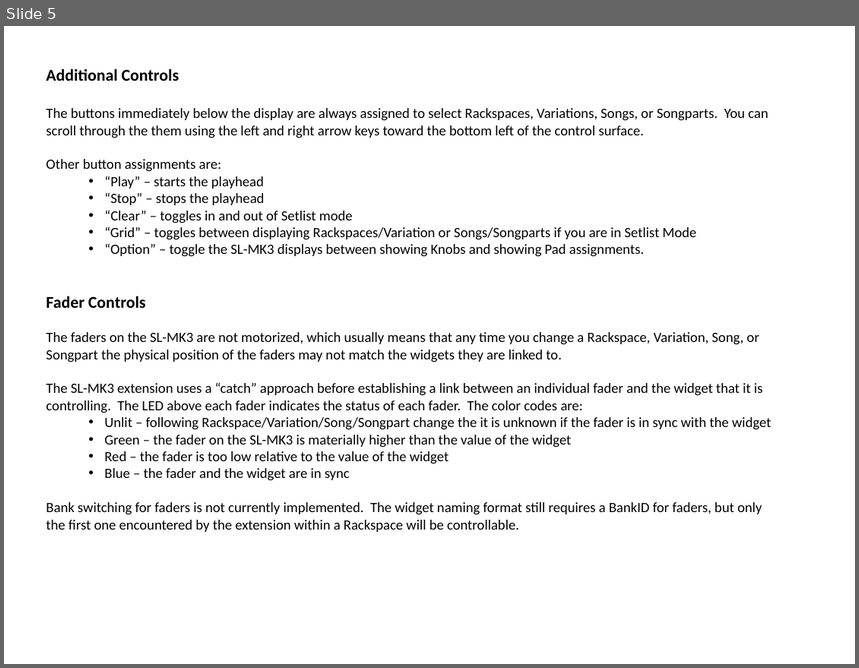
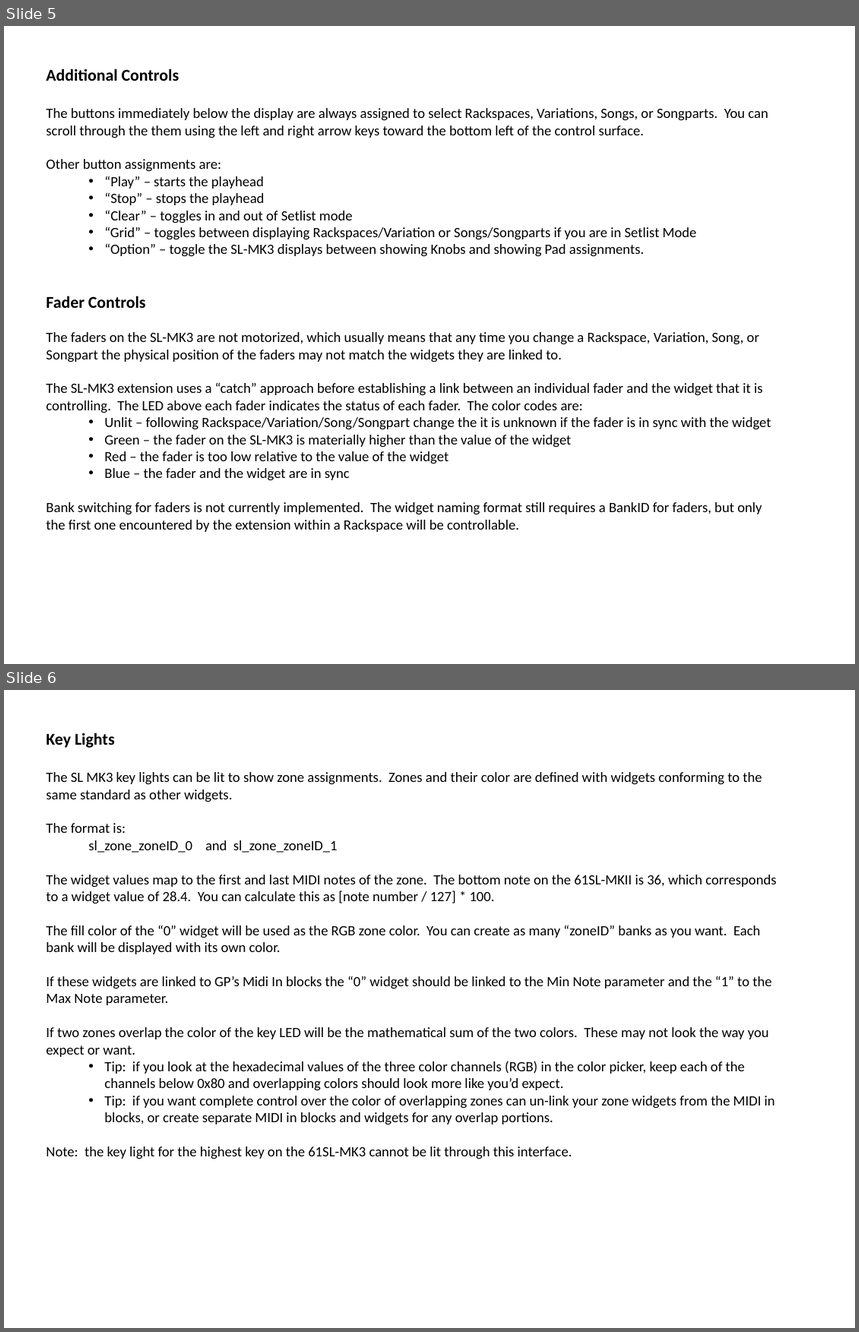
Before and after one commit to WidnerM/GP-SL-MK3, a slide deck: SL-MK3 Extension.pptx. Shown one above the other, each under a label of ours: slide 5 before the commit, slides 5 and 6 after it. The pictures are 859x668 and 859x1332 pixels, drawn with LibreOffice and Linux fonts; fonts in the diff are those of the drawing. Boxes give left, top, right and bottom in pixels: in the first picture for what was removed or moved away, otherwise in the second. Text is boxed around its words. In the diff, an @@ line names an element or a change of style, - is before the commit and + after.

Commit message:
Added Zone keylights

```diff
--- a/SL-MK3 Extension.pptx
+++ b/SL-MK3 Extension.pptx
@@ slide 6 added at (x1=4, y1=690, x2=855, y2=1328), background #FFFFFF @@
@@ text added at (x1=46, y1=733, x2=776, y2=1160), 12 pt, text #000000 @@
+Key Lights
+The SL MK3 key lights can be lit to show zone assignments. Zones and their color are defined with widgets conforming to the same standard as other widgets.
+The format is:
+sl_zone_zoneID_0 and sl_zone_zoneID_1
+The widget values map to the first and last MIDI notes of the zone. The bottom note on the 61SL-MKII is 36, which corresponds to a widget value of 28.4. You can calculate this as [note number / 127] * 100.
+The fill color of the “0” widget will be used as the RGB zone color. You can create as many “zoneID” banks as you want. Each bank will be displayed with its own color.
+If these widgets are linked to GP’s Midi In blocks the “0” widget should be linked to the Min Note parameter and the “1” to the Max Note parameter.
+If two zones overlap the color of the key LED will be the mathematical sum of the two colors. These may not look the way you expect or want.
+  • Tip: if you look at the hexadecimal values of the three color channels (RGB) in the color picker, keep each of the channels below 0x80 and overlapping colors should look more like you’d expect.
+  • Tip: if you want complete control over the color of overlapping zones can un-link your zone widgets from the MIDI in blocks, or create separate MIDI in blocks and widgets for any overlap portions.
+Note: the key light for the highest key on the 61SL-MK3 cannot be lit through this interface.
```
Also in this commit, not shown: 1 slide changed, 7 other files.
